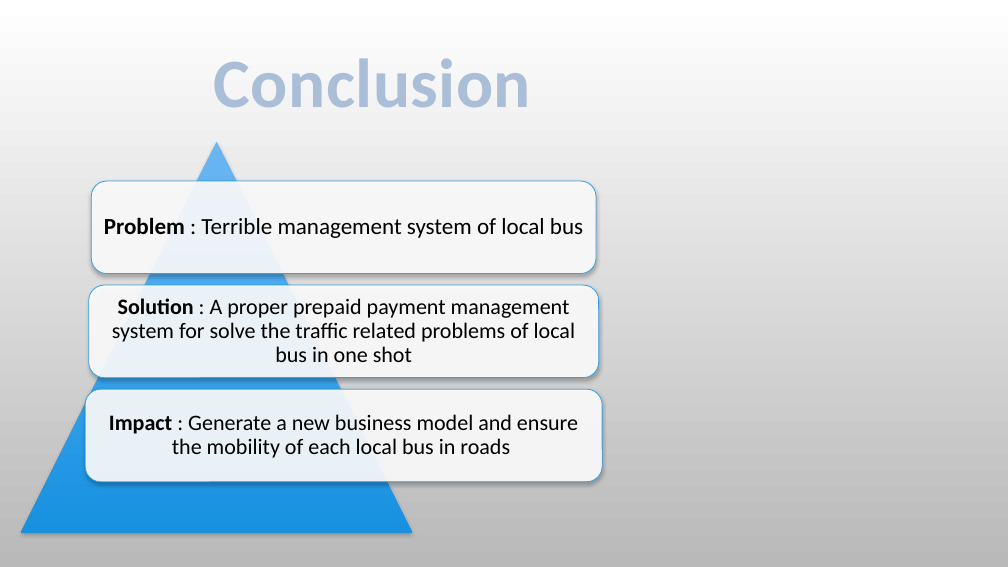
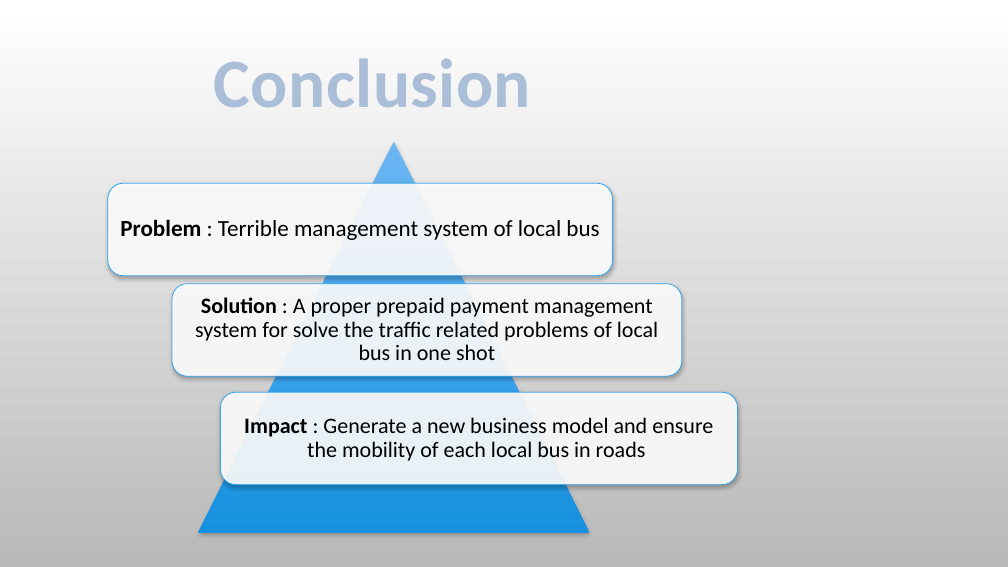
Before and after one commit to jubair172359/hacknsuseason4_TeamOyomoy, a slide deck: slide 12 of TeamOyomoy.pptx. Drawn at 1008x567 pixels with LibreOffice and Linux fonts; fonts in the diff are those of the drawing; background and template pictures are left out. Boxes give left, top, right and bottom in pixels: in the first picture for what was removed or moved away, otherwise in the second. Text is boxed around its words. In the diff, an @@ line names an element or a change of style, - is before the commit and + after.

```diff
--- a/TeamOyomoy.pptx
+++ b/TeamOyomoy.pptx
@@ triangle: place and size @@
-triangle at [21, 141, 412, 532]
+triangle at [198, 141, 589, 532]
@@ rounded rectangle: place and size @@
-rounded rectangle at [91, 181, 597, 273]
+rounded rectangle at [108, 183, 613, 275]
@@ text "Problem : Terrible management system ...": place and size @@
-text "Problem : Terrible management system ..." at [104, 217, 583, 238]
+text "Problem : Terrible management system ..." at [120, 219, 599, 240]
@@ rounded rectangle: place and size @@
-rounded rectangle at [88, 285, 599, 377]
+rounded rectangle at [172, 284, 682, 376]
@@ text "Solution : A proper prepaid ...": place and size @@
-text "Solution : A proper prepaid ..." at [112, 298, 575, 362]
+text "Solution : A proper prepaid ..." at [195, 297, 658, 360]
@@ rounded rectangle: place and size @@
-rounded rectangle at [85, 389, 603, 482]
+rounded rectangle at [221, 392, 738, 485]
@@ text "Impact : Generate a new ...": place and size @@
-text "Impact : Generate a new ..." at [109, 414, 578, 458]
+text "Impact : Generate a new ..." at [244, 417, 713, 461]
```
Also in this commit, not shown: 12 other slides changed.
